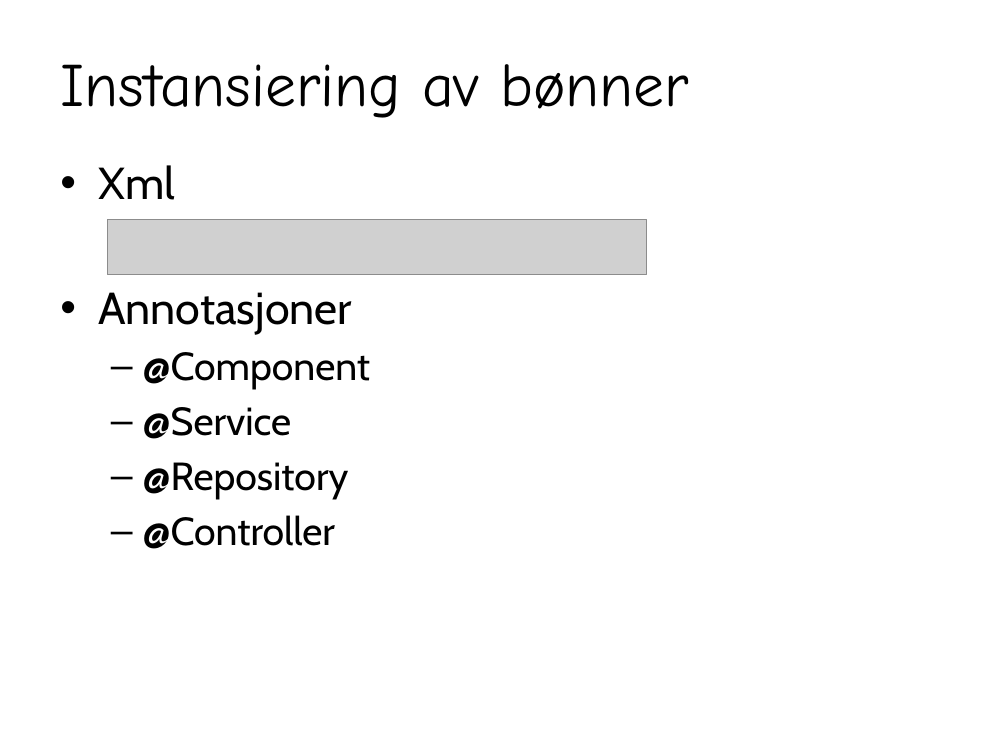
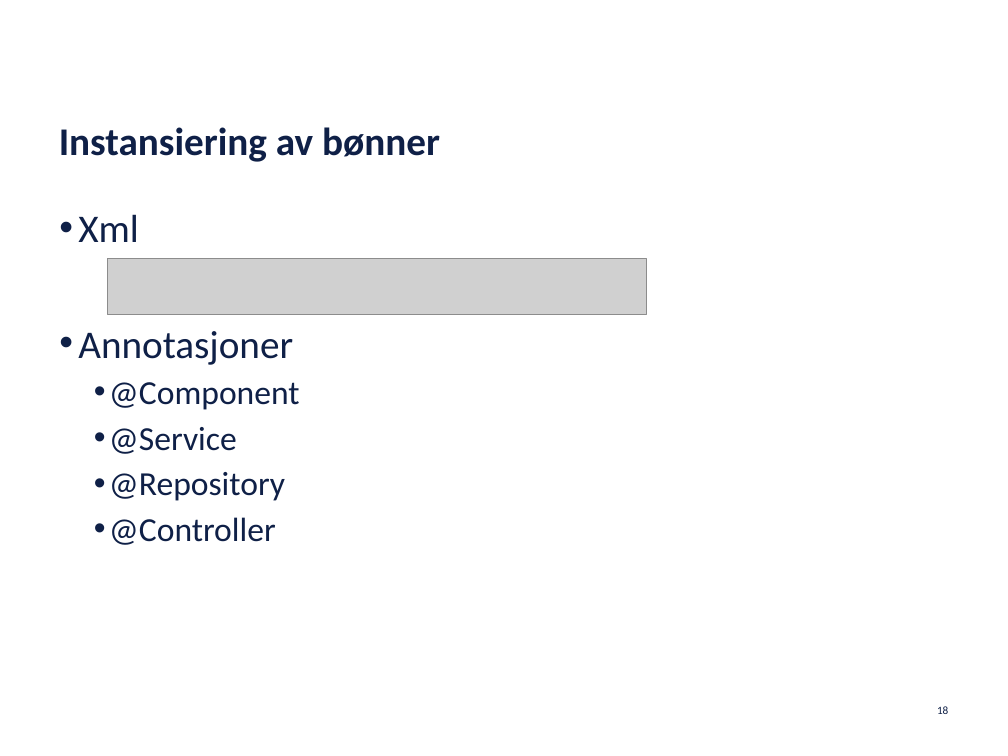
Before and after one commit to netcompanyno/springKurs, a slide deck: slide 18 of adm/Spring.pptx. Drawn at 1008x756 pixels with LibreOffice and Linux fonts; fonts in the diff are those of the drawing; grey boxes stand for pictures; background and template pictures are left out. Boxes give left, top, right and bottom in pixels: in the first picture for what was removed or moved away, otherwise in the second. Text is boxed around its words. In the diff, an @@ line names an element or a change of style, - is before the commit and + after.

```diff
--- a/adm/Spring.pptx
+++ b/adm/Spring.pptx
@@ title "Instansiering av bønner" moved from (x1=60, y1=64, x2=689, y2=118) to (x1=59, y1=127, x2=440, y2=162) @@
@@ title "Instansiering av bønner" at (x1=59, y1=127, x2=440, y2=162): size 44 to 28 pt, font Comic Neue to Calibri, text colour #000000 to #0F2047, bold on; line spacing 1 to 23pt; vertical alignment middle to bottom @@
@@ text "Xml" moved from (x1=98, y1=165, x2=370, y2=549) to (x1=78, y1=214, x2=300, y2=545) @@
@@ text "Xml" at (x1=78, y1=214, x2=300, y2=545): size 32 to 28 pt in "Xml", "Annotasjoner"; font Cabin to Calibri, text colour #000000 to #0F2047; size 28 to 24 pt in "@Component", "@Service", "@Repository", "@Controller"; indent changed; more space between paragraphs; bullet – to •; less space between paragraphs @@
@@ picture moved from (x1=107, y1=220, x2=646, y2=275) to (x1=107, y1=259, x2=646, y2=314) @@
@@ page number added at (x1=937, y1=706, x2=948, y2=714), 8 pt, text #0F2047 @@
+18
```
Also in this commit, not shown: 25 other slides changed, 1 slide added, 1 slide removed, 2 other files.
